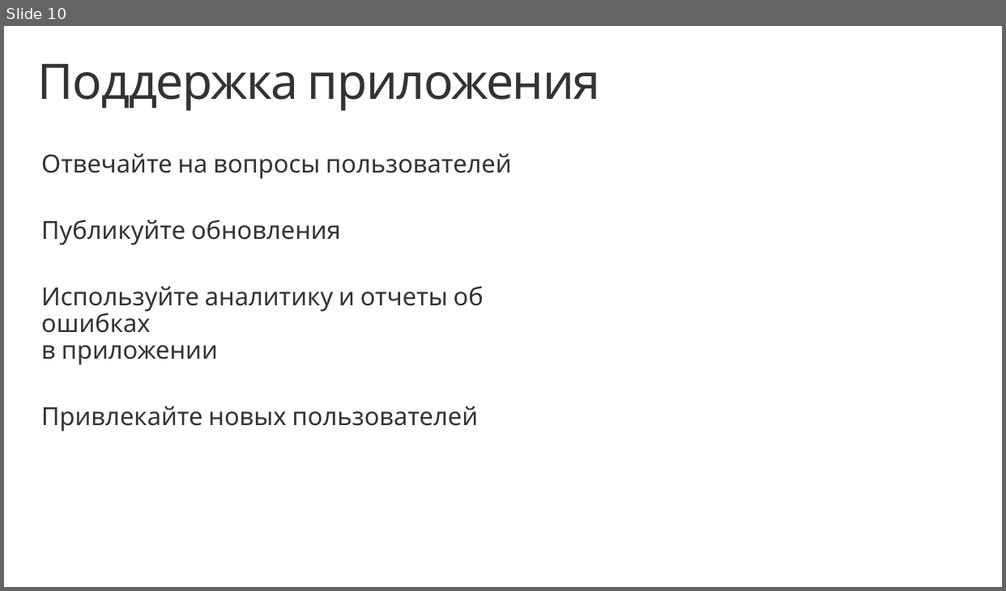
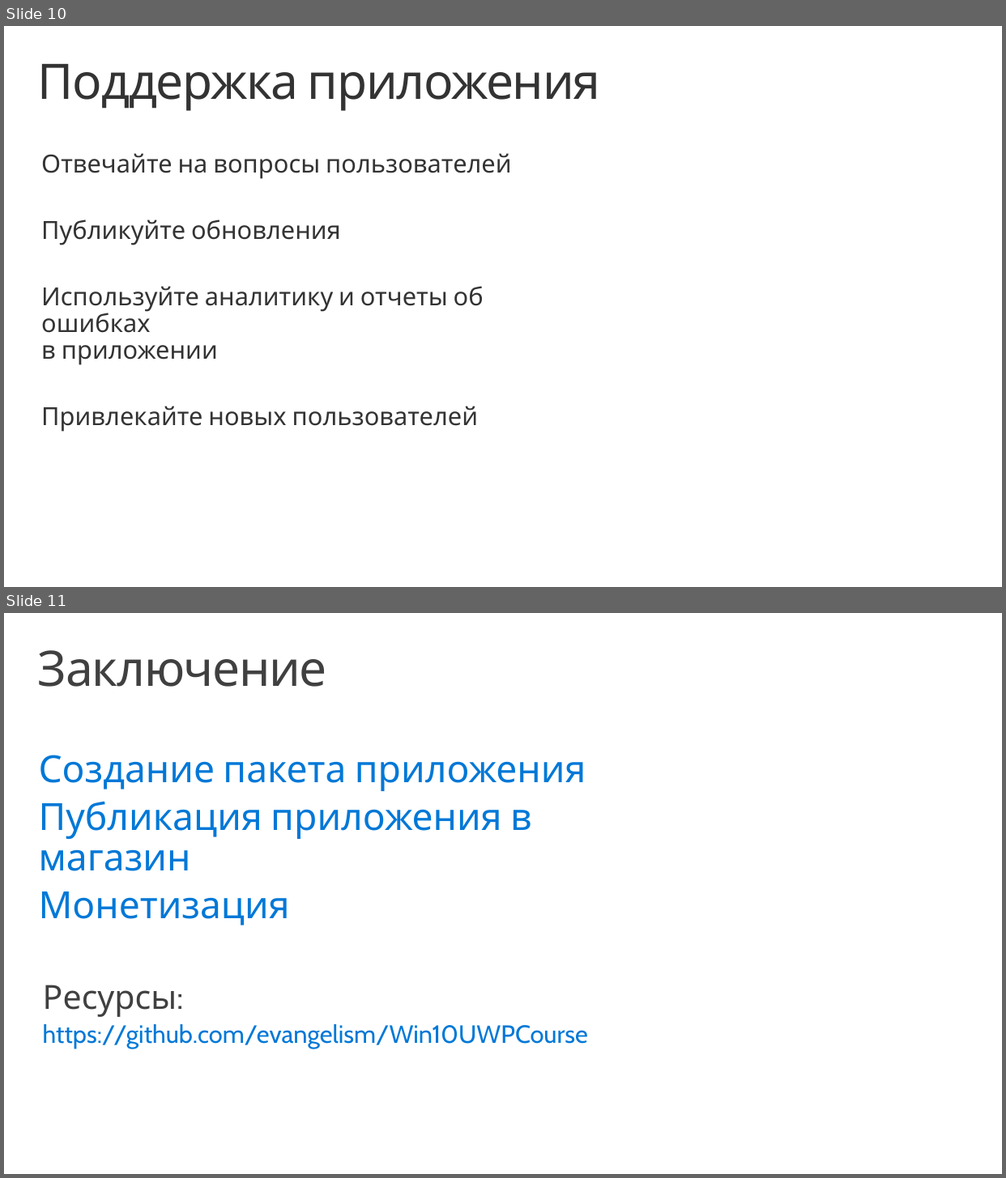
Before and after one commit to evangelism/Win10UWPCourse, a slide deck: 09. Store and Monetization/9 - Store and Monetization (RUS).pptx. Shown one above the other, each under a label of ours: slide 10 before the commit, slides 10 and 11 after it. The pictures are 1006x591 and 1006x1178 pixels, drawn with LibreOffice and Linux fonts; fonts in the diff are those of the drawing; background and template pictures are left out. Boxes give left, top, right and bottom in pixels: in the first picture for what was removed or moved away, otherwise in the second. Text is boxed around its words. In the diff, an @@ line names an element or a change of style, - is before the commit and + after.

```diff
--- a/09. Store and Monetization/9 - Store and Monetization (RUS).pptx
+++ b/09. Store and Monetization/9 - Store and Monetization (RUS).pptx
@@ slide 11 added at box(4, 613, 1002, 1174), background #FFFFFF @@
@@ title added at box(38, 650, 327, 687), 47 pt, text #404040 @@
+Заключение
@@ text added at box(39, 755, 586, 926), 36 pt, text #0078D7 @@
+Создание пакета приложения
+Публикация приложения в магазин
+Монетизация
@@ text added at box(43, 985, 588, 1049), 24 pt, text #0078D7 @@
+Ресурсы:
+https://github.com/evangelism/Win10UWPCourse
```
Also in this commit, not shown: 1 slide changed.
